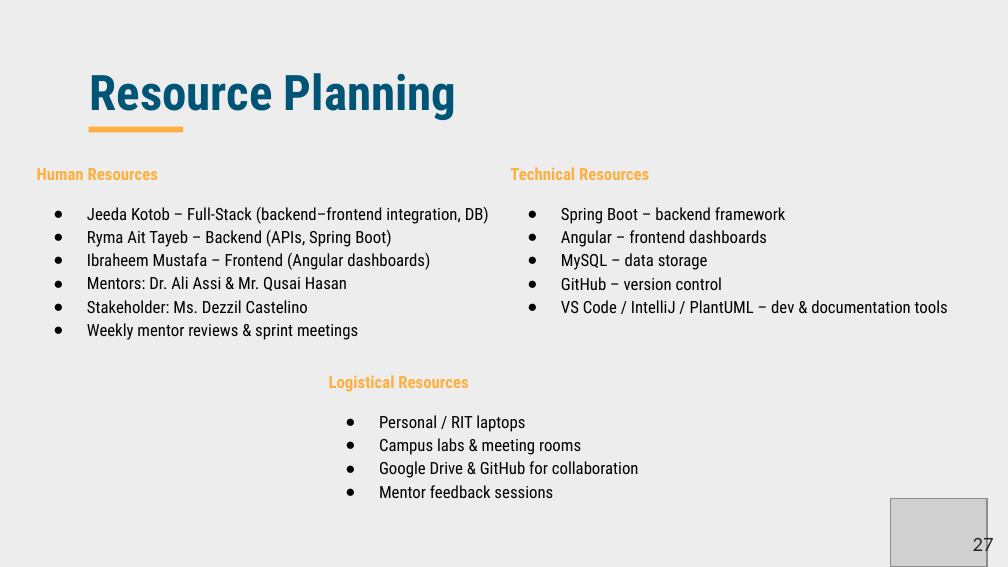
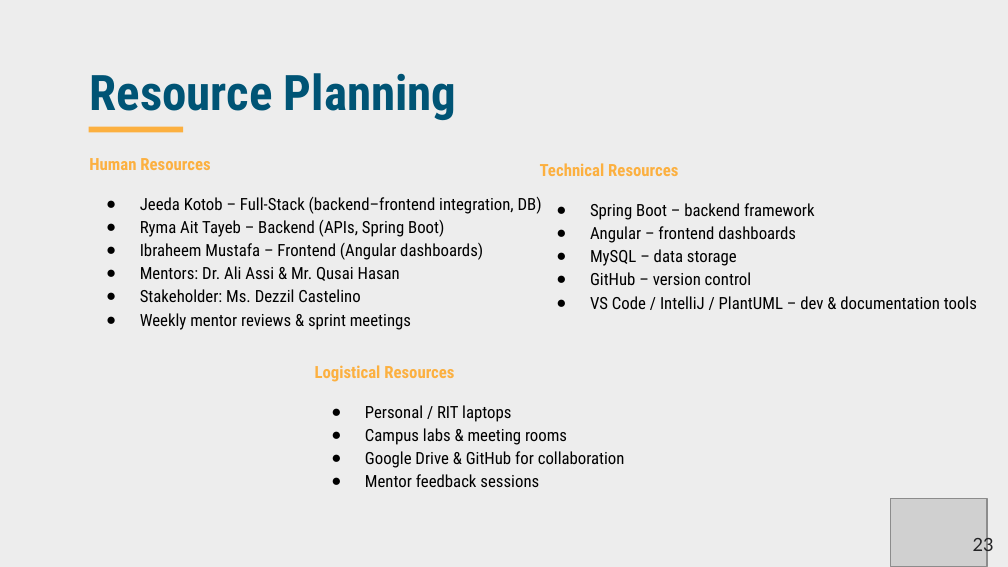
Before and after one commit to JeedaKotob/courseGenie, a slide deck: slide 23 of Deliverable2/Deliverable2_PPT_CourseGenie+.pptx (slide 27 before the commit). Drawn at 1008x567 pixels with LibreOffice and Linux fonts; fonts in the diff are those of the drawing; grey boxes stand for pictures; background and template pictures are left out. Boxes give left, top, right and bottom in pixels: in the first picture for what was removed or moved away, otherwise in the second. Text is boxed around its words. In the diff, an @@ line names an element or a change of style, - is before the commit and + after.

```diff
--- a/Deliverable2/Deliverable2_PPT_CourseGenie+.pptx
+++ b/Deliverable2/Deliverable2_PPT_CourseGenie+.pptx
@@ text "Human Resources" moved from (x1=37, y1=168, x2=489, y2=340) to (x1=89, y1=158, x2=542, y2=330) @@
@@ text "Technical Resources" moved from (x1=510, y1=167, x2=948, y2=313) to (x1=540, y1=163, x2=977, y2=309) @@
@@ text "Logistical Resources" moved from (x1=329, y1=375, x2=639, y2=498) to (x1=315, y1=365, x2=625, y2=487) @@
@@ page number at (x1=973, y1=536, x2=994, y2=556): text changed @@
-Slide 27/15
+Slide 23/15
```
Also in this commit, not shown: 15 other slides changed, 4 slides removed, 2 other files.
